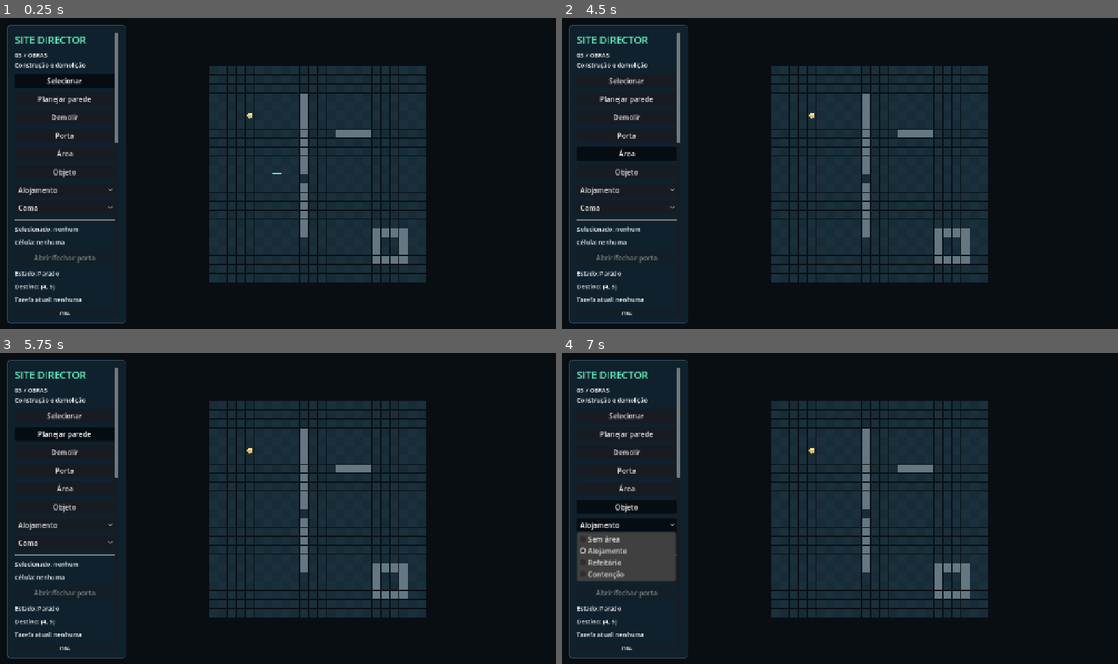
Above: before the commit, frames 1-4 (two rows, left to right).
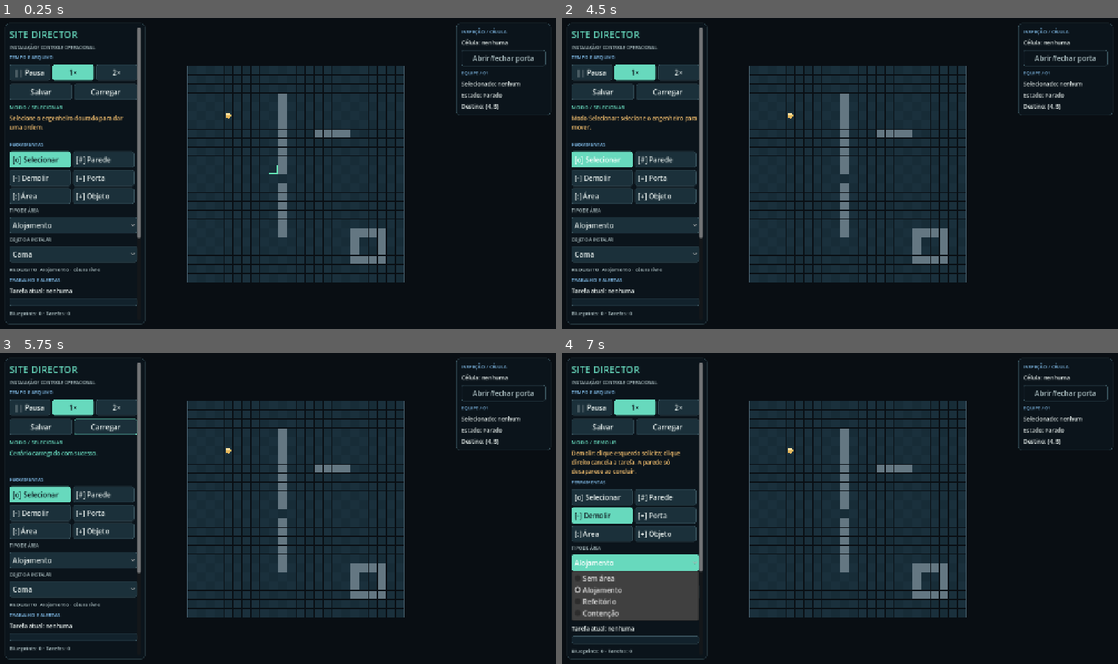
Above: after the commit, the same moments.

Repository: esterprotocol/scp
Game: Godot game, scene res://scenes/main.tscn
Two runs of this game, one before a commit and one after it. Both use one fixed random seed, a clock stepped at 60 frames per second and the inputs below.
Inputs (mouse positions are in pixels of both pictures, inside the frame that each line leads up to):
- Up to frame 1 (0.25 s): no input
- Up to frame 2 (4.5 s): click (628, 80) at 0.5 s, where only the run before the commit has a clickable "Selecionar"; click (628, 98) at 1.25 s, where only the run before the commit has a clickable "Planejar parede"; click (628, 117) at 2 s, where only the run before the commit has a clickable "Demolir"; click (628, 136) at 2.75 s, where only the run before the commit has a clickable "Porta"; click (600, 92) at 3.5 s, where only the run after the commit has a clickable "Salvar"; click (628, 154) at 4.25 s, where only the run before the commit has a clickable "Área"
- Up to frame 3 (5.75 s): click (105, 427) at 5 s, where only the run after the commit has a clickable "Carregar"
- Up to frame 4 (7 s): click (628, 508) at 5.75 s, where only the run before the commit has a clickable "Objeto"; click "Alojamento" at 6.5 s

The runs differ from the first frame. In frame 1, 19% of the frame differs, in the area x 1-99%, y 1-99%; in frame 2, 18%; in frame 3, 18%; in frame 4, 23%.

Commit message:
feat: revamp Site Director management HUD

Diff:
--- a/scripts/hud.gd
+++ b/scripts/hud.gd
@@ -15,6 +15,7 @@
 signal authorize_requested
 signal cancel_active_requested
 signal cancel_all_requested
+signal speed_requested(speed: float)
 
 var selection_label: Label
 var state_label: Label
@@ -40,141 +41,208 @@
 var progress_bar: ProgressBar
 var blocked_label: Label
 var queue_label: Label
+var mode_label: Label
+var availability_label: Label
+var pause_button: Button
+var normal_button: Button
+var fast_button: Button
+var help_label: Label
+var inspection_panel: PanelContainer
+var current_speed := 1.0
 
 func _ready() -> void:
-	var panel := PanelContainer.new()
-	panel.position = Vector2(16, 16)
-	panel.custom_minimum_size = Vector2(256, 0)
-	var style := StyleBoxFlat.new()
-	style.bg_color = Color("10212e")
-	style.border_color = Color("365365")
-	style.set_border_width_all(1)
-	style.set_corner_radius_all(8)
-	style.content_margin_left = 18
-	style.content_margin_right = 18
-	style.content_margin_top = 18
-	style.content_margin_bottom = 18
-	panel.add_theme_stylebox_override("panel", style)
-	add_child(panel)
-	# Keep every action reachable even when blocked reasons grow or the window
-	# is small. A fixed-height scroll area avoids pushing reset below the screen.
+	var panel_root := PanelContainer.new()
+	panel_root.position = Vector2(12, 12)
+	panel_root.custom_minimum_size.x = 322
+	panel_root.add_theme_stylebox_override("panel", SiteUITheme.panel(SiteUITheme.BG, SiteUITheme.BORDER, 8, 10))
+	add_child(panel_root)
+	# The first child stays the scroll area so existing UI automation can reach it.
 	var scroll := ScrollContainer.new()
-	scroll.custom_minimum_size = Vector2(238, 800)
+	scroll.custom_minimum_size.x = 300
 	scroll.horizontal_scroll_mode = ScrollContainer.SCROLL_MODE_DISABLED
-	panel.add_child(scroll)
+	panel_root.add_child(scroll)
 	var box := VBoxContainer.new()
 	box.size_flags_horizontal = Control.SIZE_EXPAND_FILL
-	box.add_theme_constant_override("separation", 10)
+	box.add_theme_constant_override("separation", SiteUITheme.SPACING)
 	scroll.add_child(box)
-	var title := add_label(box, "SITE DIRECTOR")
-	title.add_theme_font_size_override("font_size", 23)
-	title.add_theme_color_override("font_color", Color("64e6b6"))
-	add_label(box, "03 / OBRAS\nConstrução e demolição")
-	select_button = add_button(box, "Selecionar", func() -> void: mode_requested.emit(false))
-	plan_button = add_button(box, "Planejar parede", func() -> void: mode_requested.emit(true))
-	demolish_button = add_button(box, "Demolir", func() -> void: demolish_requested.emit())
-	door_button = add_button(box, "Porta", func() -> void: door_requested.emit())
-	area_button = add_button(box, "Área", func() -> void: area_requested.emit())
-	object_button = add_button(box, "Objeto", func() -> void: object_requested.emit())
-	select_button.toggle_mode = true
-	plan_button.toggle_mode = true
-	demolish_button.toggle_mode = true
-	door_button.toggle_mode = true
-	area_button.toggle_mode = true
-	object_button.toggle_mode = true
-	area_type = OptionButton.new()
-	for index in GridState.AREA_NAMES.size():
-		area_type.add_item(GridState.AREA_NAMES[index], index)
-	area_type.item_selected.connect(func(index: int) -> void: area_type_requested.emit(index))
-	box.add_child(area_type)
-	object_type = OptionButton.new()
-	for kind in range(1, GridState.OBJECT_NAMES.size()):
-		object_type.add_item(GridState.OBJECT_NAMES[kind], kind)
-	object_type.item_selected.connect(func(index: int) -> void: object_type_requested.emit(index + 1))
-	box.add_child(object_type)
-	box.add_child(HSeparator.new())
-	selection_label = add_label(box, "")
-	cell_label = add_label(box, "Célula: nenhuma")
-	cell_label.custom_minimum_size.x = 220
-	cell_label.autowrap_mode = TextServer.AUTOWRAP_WORD_SMART
-	toggle_door_button = add_button(box, "Abrir/fechar porta", func() -> void: toggle_door_requested.emit())
-	toggle_door_button.disabled = true
-	state_label = add_label(box, "")
-	destination_label = add_label(box, "")
-	task_label = add_label(box, "Tarefa atual: nenhuma")
-	task_label.custom_minimum_size.x = 220
-	task_label.autowrap_mode = TextServer.AUTOWRAP_WORD_SMART
-	progress_bar = ProgressBar.new()
-	progress_bar.custom_minimum_size.y = 22
-	box.add_child(progress_bar)
-	queue_label = add_label(box, "")
-	blocked_label = add_label(box, "")
-	blocked_label.custom_minimum_size.x = 220
-	blocked_label.autowrap_mode = TextServer.AUTOWRAP_WORD_SMART
-	blocked_label.add_theme_color_override("font_color", Color("f2867f"))
-	message_label = add_label(box, "")
-	message_label.custom_minimum_size = Vector2(220, 66)
-	message_label.autowrap_mode = TextServer.AUTOWRAP_WORD_SMART
-	message_label.add_theme_color_override("font_color", Color("e8b95c"))
-	authorize_button = add_button(box, "Autorizar planejados", func() -> void: authorize_requested.emit())
-	cancel_active_button = add_button(box, "Cancelar tarefa atual", func() -> void: cancel_active_requested.emit())
-	cancel_all_button = add_button(box, "Cancelar todas as obras", func() -> void: cancel_all_requested.emit())
-	restart_button = Button.new()
-	restart_button.text = "Reiniciar cenário"
-	restart_button.custom_minimum_size.y = 40
-	restart_button.pressed.connect(func() -> void: restart_requested.emit())
-	box.add_child(restart_button)
+	var title := add_label(box, "SITE DIRECTOR", 22, SiteUITheme.TEXT)
+	title.add_theme_color_override("font_color", SiteUITheme.ACCENT)
+	add_label(box, "INSTALAÇÃO / CONTROLE OPERACIONAL", 10, SiteUITheme.MUTED)
+	section(box, "TEMPO E ARQUIVO")
+	var time_row := HBoxContainer.new()
+	time_row.add_theme_constant_override("separation", 5)
+	box.add_child(time_row)
+	pause_button = add_button(time_row, "|| Pausa", func() -> void: speed_requested.emit(0.0))
+	normal_button = add_button(time_row, "1×", func() -> void: speed_requested.emit(1.0))
+	fast_button = add_button(time_row, "2×", func() -> void: speed_requested.emit(2.0))
+	for button: Button in [pause_button, normal_button, fast_button]:
+		button.size_flags_horizontal = Control.SIZE_EXPAND_FILL
+	set_speed(1.0)
 	var save_row := HBoxContainer.new()
+	save_row.add_theme_constant_override("separation", 5)
 	box.add_child(save_row)
 	save_button = add_button(save_row, "Salvar", func() -> void: save_requested.emit())
 	load_button = add_button(save_row, "Carregar", func() -> void: load_requested.emit())
 	save_button.size_flags_horizontal = Control.SIZE_EXPAND_FILL
 	load_button.size_flags_horizontal = Control.SIZE_EXPAND_FILL
-	box.add_child(HSeparator.new())
-	var controls_label := add_label(box, "CONTROLES\nSelecionar: esquerdo escolhe engenheiro, porta ou objeto; direito move.\nPlanejar/Objeto: esquerdo marca; direito cancela obra.\nDemolir/Porta: esquerdo solicita; direito cancela tarefa.\nÁrea: escolha tipo e pinte com esquerdo.\nEsc: volta a Selecionar e limpa a seleção.\nWASD / setas: câmera\nBotão central: arrastar\nRoda do mouse: zoom\n\nAzul: blueprint de parede\nContorno colorido cruzado: blueprint de objeto\nForma sólida: objeto instalado\nDourado: construção autorizada\nLaranja: demolição solicitada\nRoxo: porta/instalação\nVermelho: tarefa bloqueada\nCinza: parede concluída\nVerde: referência de saída\n\n24 × 24 · célula 32 px\nCoordenadas de 0 a 23")
-	controls_label.custom_minimum_size.x = 220
-	controls_label.autowrap_mode = TextServer.AUTOWRAP_WORD_SMART
-	get_viewport().size_changed.connect(func() -> void: scroll.custom_minimum_size.y = maxf(160.0, get_viewport().get_visible_rect().size.y - 68.0))
-	scroll.custom_minimum_size.y = maxf(160.0, get_viewport().get_visible_rect().size.y - 68.0)
-
-func add_button(parent: Node, text: String, action: Callable) -> Button:
+	mode_label = add_label(box, "MODO / SELECIONAR", 12, SiteUITheme.ACCENT)
+	message_label = add_label(box, "", 13, SiteUITheme.WARNING)
+	message_label.custom_minimum_size.y = 54
+	message_label.autowrap_mode = TextServer.AUTOWRAP_WORD_SMART
+	section(box, "FERRAMENTAS")
+	var tools := GridContainer.new()
+	tools.columns = 2
+	tools.add_theme_constant_override("h_separation", 5)
+	tools.add_theme_constant_override("v_separation", 5)
+	box.add_child(tools)
+	select_button = tool(tools, "[o] Selecionar", func() -> void: mode_requested.emit(false))
+	plan_button = tool(tools, "[#] Parede", func() -> void: mode_requested.emit(true))
+	demolish_button = tool(tools, "[-] Demolir", func() -> void: demolish_requested.emit())
+	door_button = tool(tools, "[=] Porta", func() -> void: door_requested.emit())
+	area_button = tool(tools, "[:] Área", func() -> void: area_requested.emit())
+	object_button = tool(tools, "[+] Objeto", func() -> void: object_requested.emit())
+	add_label(box, "TIPO DE ÁREA", 10, SiteUITheme.MUTED)
+	area_type = OptionButton.new()
+	for index in GridState.AREA_NAMES.size():
+		area_type.add_item(GridState.AREA_NAMES[index], index)
+	area_type.item_selected.connect(func(index: int) -> void: area_type_requested.emit(index))
+	style_button(area_type)
+	box.add_child(area_type)
+	add_label(box, "OBJETO A INSTALAR", 10, SiteUITheme.MUTED)
+	object_type = OptionButton.new()
+	for kind in range(1, GridState.OBJECT_NAMES.size()):
+		object_type.add_item(GridState.OBJECT_NAMES[kind], kind)
+	object_type.item_selected.connect(func(index: int) -> void:
+		object_type_requested.emit(index + 1)
+		refresh_availability(index + 1))
+	style_button(object_type)
+	box.add_child(object_type)
+	availability_label = add_label(box, "", 12, SiteUITheme.MUTED)
+	availability_label.autowrap_mode = TextServer.AUTOWRAP_WORD_SMART
+	refresh_availability(1)
+	section(box, "TRABALHO E ALERTAS")
+	task_label = add_label(box, "Tarefa atual: nenhuma", 13)
+	task_label.autowrap_mode = TextServer.AUTOWRAP_WORD_SMART
+	progress_bar = ProgressBar.new()
+	progress_bar.custom_minimum_size.y = 18
+	progress_bar.show_percentage = false
+	progress_bar.add_theme_stylebox_override("background", SiteUITheme.button(SiteUITheme.SURFACE))
+	progress_bar.add_theme_stylebox_override("fill", SiteUITheme.button(SiteUITheme.ACCENT, SiteUITheme.ACCENT))
+	box.add_child(progress_bar)
+	queue_label = add_label(box, "", 12, SiteUITheme.MUTED)
+	blocked_label = add_label(box, "", 12, SiteUITheme.DANGER)
+	blocked_label.autowrap_mode = TextServer.AUTOWRAP_WORD_SMART
+	authorize_button = add_button(box, "Autorizar planejados", func() -> void: authorize_requested.emit(), SiteUITheme.ACCENT)
+	cancel_active_button = add_button(box, "Cancelar tarefa atual", func() -> void: cancel_active_requested.emit())
+	cancel_all_button = add_button(box, "Cancelar todas as obras", func() -> void: cancel_all_requested.emit())
+	section(box, "CENÁRIO")
+	restart_button = add_button(box, "Reiniciar cenário", func() -> void: restart_requested.emit(), SiteUITheme.WARNING)
+	var help_button := add_button(box, "Controles e legenda  ▾", func() -> void:
+		help_label.visible = not help_label.visible)
+	help_button.tooltip_text = "Mostrar ou ocultar os controles e a legenda do mapa."
+	help_label = add_label(box, "ESQUERDO  Seleciona ou aplica ferramenta\nDIREITO  Move ou cancela obra\nESC  Selecionar e limpar seleção\nWASD / SETAS  Deslocar câmera\nCENTRAL  Arrastar câmera\nRODA  Zoom\n\nAZUL  Blueprint\nDOURADO  Obra autorizada\nLARANJA  Demolição\nROXO  Porta\nVERMELHO  Bloqueio\nVERDE  Saída de referência", 12, SiteUITheme.MUTED)
+	help_label.autowrap_mode = TextServer.AUTOWRAP_WORD_SMART
+	help_label.visible = false
+	inspection_panel = PanelContainer.new()
+	inspection_panel.add_theme_stylebox_override("panel", SiteUITheme.panel(SiteUITheme.BG, SiteUITheme.BORDER, 8, 12))
+	add_child(inspection_panel)
+	var inspection := VBoxContainer.new()
+	inspection.add_theme_constant_override("separation", SiteUITheme.SPACING)
+	inspection_panel.add_child(inspection)
+	section(inspection, "INSPEÇÃO / CÉLULA")
+	cell_label = add_label(inspection, "Célula: nenhuma", 13)
+	cell_label.autowrap_mode = TextServer.AUTOWRAP_WORD_SMART
+	toggle_door_button = add_button(inspection, "Abrir/fechar porta", func() -> void: toggle_door_requested.emit())
+	toggle_door_button.disabled = true
+	section(inspection, "EQUIPE / 01")
+	selection_label = add_label(inspection, "Selecionado: nenhum", 13)
+	state_label = add_label(inspection, "", 13)
+	state_label.autowrap_mode = TextServer.AUTOWRAP_WORD_SMART
+	destination_label = add_label(inspection, "", 13)
+	get_viewport().size_changed.connect(func() -> void: resize_scroll(scroll))
+	resize_scroll(scroll)
+
+func resize_scroll(scroll: ScrollContainer) -> void:
+	scroll.custom_minimum_size.y = maxf(160.0, get_viewport().get_visible_rect().size.y - 46.0)
+	var width := get_viewport().get_visible_rect().size.x
+	inspection_panel.custom_minimum_size.x = 218.0 if width <= 1280.0 else 260.0
+	inspection_panel.position = Vector2(width - inspection_panel.custom_minimum_size.x - 12.0, 12.0)
+
+func section(parent: Node, title: String) -> void:
+	var heading := add_label(parent, title, 11, SiteUITheme.BLUE)
+	heading.add_theme_constant_override("line_spacing", 2)
+
+func add_label(parent: Node, value: String, size: int = 13, color: Color = SiteUITheme.TEXT) -> Label:
+	var label := Label.new()
+	label.text = value
+	label.add_theme_font_size_override("font_size", size)
+	label.add_theme_color_override("font_color", color)
+	label.size_flags_horizontal = Control.SIZE_EXPAND_FILL
+	parent.add_child(label)
+	return label
+
+func style_button(button: BaseButton) -> void:
+	button.custom_minimum_size.y = 34
+	button.add_theme_color_override("font_color", SiteUITheme.TEXT)
+	button.add_theme_color_override("font_pressed_color", SiteUITheme.BG)
+	button.add_theme_color_override("font_hover_color", SiteUITheme.TEXT)
+	button.add_theme_color_override("font_disabled_color", SiteUITheme.MUTED)
+	button.add_theme_stylebox_override("normal", SiteUITheme.button())
+	button.add_theme_stylebox_override("hover", SiteUITheme.button(SiteUITheme.ELEVATED, SiteUITheme.ACCENT))
+	button.add_theme_stylebox_override("pressed", SiteUITheme.button(SiteUITheme.ACCENT, SiteUITheme.ACCENT))
+	button.add_theme_stylebox_override("hover_pressed", SiteUITheme.button(SiteUITheme.ACCENT, SiteUITheme.ACCENT))
+	button.add_theme_stylebox_override("disabled", SiteUITheme.button(SiteUITheme.BG))
+	button.add_theme_stylebox_override("focus", StyleBoxEmpty.new())
+
+func add_button(parent: Node, value: String, action: Callable, accent: Color = SiteUITheme.TEXT) -> Button:
 	var button := Button.new()
-	button.text = text
-	button.custom_minimum_size.y = 32
+	button.text = value
+	style_button(button)
+	button.add_theme_color_override("font_color", accent)
 	button.pressed.connect(action)
 	parent.add_child(button)
 	return button
 
+func tool(parent: Node, value: String, action: Callable) -> Button:
+	var button := add_button(parent, value, action)
+	button.toggle_mode = true
+	button.custom_minimum_size.x = 141
+	button.alignment = HORIZONTAL_ALIGNMENT_LEFT
+	return button
+
+func set_speed(value: float) -> void:
+	current_speed = value
+	pause_button.set_pressed_no_signal(value == 0.0)
+	normal_button.set_pressed_no_signal(value == 1.0)
+	fast_button.set_pressed_no_signal(value == 2.0)
+	for button: Button in [pause_button, normal_button, fast_button]:
+		button.toggle_mode = true
+
+func active_tool(button: Button, title: String) -> void:
+	for other: Button in [select_button, plan_button, demolish_button, door_button, area_button, object_button]:
+		other.set_pressed_no_signal(other == button)
+	mode_label.text = "MODO / " + title
+
 func set_planning(value: bool) -> void:
-	select_button.set_pressed_no_signal(not value)
-	plan_button.set_pressed_no_signal(value)
-	demolish_button.set_pressed_no_signal(false)
-	door_button.set_pressed_no_signal(false)
-	area_button.set_pressed_no_signal(false)
-	object_button.set_pressed_no_signal(false)
+	active_tool(plan_button if value else select_button, "PLANEJAR PAREDE" if value else "SELECIONAR")
 
 func set_demolishing() -> void:
-	select_button.set_pressed_no_signal(false)
-	plan_button.set_pressed_no_signal(false)
-	demolish_button.set_pressed_no_signal(true)
-	door_button.set_pressed_no_signal(false)
-	area_button.set_pressed_no_signal(false)
-	object_button.set_pressed_no_signal(false)
+	active_tool(demolish_button, "DEMOLIR")
 
 func set_door_mode() -> void:
-	set_planning(false)
-	select_button.set_pressed_no_signal(false)
-	door_button.set_pressed_no_signal(true)
+	active_tool(door_button, "PORTA")
 
 func set_area_mode() -> void:
-	set_planning(false)
-	select_button.set_pressed_no_signal(false)
-	area_button.set_pressed_no_signal(true)
+	active_tool(area_button, "DESIGNAR ÁREA")
 
 func set_object_mode() -> void:
-	set_planning(false)
-	select_button.set_pressed_no_signal(false)
-	object_button.set_pressed_no_signal(true)
+	active_tool(object_button, "INSTALAR OBJETO")
+
+func refresh_availability(kind: int) -> void:
+	if availability_label == null:
+		return
+	var area_name := "Alojamento" if kind == 1 else "Refeitório"
+	availability_label.text = "REQUISITO  %s · célula livre" % area_name
 
 func refresh_cell(grid: GridState, cell: Vector2i) -> void:
 	if not grid.contains(cell):
@@ -200,19 +268,16 @@
 	progress_bar.value = construction.progress() * 100.0
 	queue_label.text = "Blueprints: %d · Tarefas: %d" % [construction.blueprints.size() + construction.object_blueprints.size(), construction.tasks.size()]
 	blocked_label.text = construction.blocked_text()
-	blocked_label.add_theme_color_override("font_color", Color("f2867f") if blocked_label.text != "Nenhum bloqueio." else Color("b4c3cc"))
-
-func add_label(parent: Node, text: String) -> Label:
-	var label := Label.new()
-	label.text = text
-	label.add_theme_font_size_override("font_size", 14)
-	parent.add_child(label)
-	return label
+	blocked_label.add_theme_color_override("font_color", SiteUITheme.DANGER if blocked_label.text != "Nenhum bloqueio." else SiteUITheme.MUTED)
 
 func refresh(engineer: Engineer) -> void:
 	selection_label.text = "Selecionado: " + ("Engenheiro 01" if engineer.selected else "nenhum")
 	state_label.text = "Estado: " + engineer.state_text()
 	destination_label.text = "Destino: (%d, %d)" % [engineer.destination.x, engineer.destination.y]
 
-func show_message(text: String) -> void:
-	message_label.text = text
+func show_message(value: String) -> void:
+	message_label.text = value
+	var lower := value.to_lower()
+	var warning := lower.contains("bloque") or lower.contains("inválid") or lower.contains("inacess") or lower.contains("não ") or lower.contains("erro") or lower.contains("falha") or lower.contains("recus")
+	var color := SiteUITheme.DANGER if warning else SiteUITheme.ACCENT if lower.contains("sucesso") else SiteUITheme.WARNING
+	message_label.add_theme_color_override("font_color", color)
--- a/scripts/main.gd
+++ b/scripts/main.gd
@@ -32,6 +32,7 @@
 	hud.restart_requested.connect(reset_scenario)
 	hud.save_requested.connect(func() -> void: hud.show_message(save_slot.save_game(self)))
 	hud.load_requested.connect(func() -> void: hud.show_message(save_slot.load_game(self)))
+	hud.speed_requested.connect(set_simulation_speed)
 	hud.mode_requested.connect(set_planning)
 	hud.demolish_requested.connect(set_demolishing)
 	hud.door_requested.connect(set_door_mode)
@@ -49,6 +50,7 @@
 	reset_scenario()
 
 func reset_scenario() -> void:
+	set_simulation_speed(1.0)
 	construction.reset()
 	grid.reset()
 	engineer.reset()
@@ -65,6 +67,13 @@
 	hud.refresh(engineer)
 	hud.refresh_construction(construction)
 	hud.show_message("Selecione o engenheiro dourado para dar uma ordem.")
+
+func set_simulation_speed(speed: float) -> void:
+	Engine.time_scale = speed
+	hud.set_speed(speed)
+
+func _exit_tree() -> void:
+	Engine.time_scale = 1.0
 
 func _on_engineer_changed() -> void:
 	hud.refresh(engineer)
--- a/scripts/settings.gd
+++ b/scripts/settings.gd
@@ -17,4 +17,4 @@
 const ZOOM_MAX := 1.8
 const INITIAL_ZOOM := 0.9
 const INITIAL_MAP_MARGIN := 24.0
-const INITIAL_CAMERA := Vector2(244, 384)
+const INITIAL_CAMERA := Vector2(320, 384)
--- /dev/null
+++ b/scripts/ui_theme.gd
@@ -0,0 +1,31 @@
+class_name SiteUITheme
+extends RefCounted
+
+# One palette and spacing scale for the management HUD.
+const BG := Color("0b141b")
+const SURFACE := Color("12222c")
+const ELEVATED := Color("1b303a")
+const BORDER := Color("37505a")
+const TEXT := Color("e1e9e7")
+const MUTED := Color("a9bcbf")
+const ACCENT := Color("67d9bd")
+const BLUE := Color("81bce9")
+const WARNING := Color("f1bd6d")
+const DANGER := Color("f18d82")
+const SPACING := 8
+const PADDING := 14
+
+static func panel(color: Color = SURFACE, border: Color = BORDER, radius: int = 6, padding: int = PADDING) -> StyleBoxFlat:
+	var box := StyleBoxFlat.new()
+	box.bg_color = color
+	box.border_color = border
+	box.set_border_width_all(1)
+	box.set_corner_radius_all(radius)
+	box.content_margin_left = padding
+	box.content_margin_right = padding
+	box.content_margin_top = padding
+	box.content_margin_bottom = padding
+	return box
+
+static func button(color: Color = ELEVATED, border: Color = BORDER) -> StyleBoxFlat:
+	return panel(color, border, 4, 7)
--- a/tests/test_runner.gd
+++ b/tests/test_runner.gd
@@ -61,6 +61,12 @@
 	await process_frame
 	var engineer: Engineer = game.engineer
 	engineer.set_process(false)
+	game.hud.fast_button.pressed.emit()
+	check(Engine.time_scale == 2.0 and game.hud.fast_button.button_pressed, "2x control changes simulation speed")
+	game.hud.pause_button.pressed.emit()
+	check(Engine.time_scale == 0.0 and game.hud.pause_button.button_pressed, "pause control stops simulation time")
+	game.hud.normal_button.pressed.emit()
+	check(Engine.time_scale == 1.0 and game.hud.normal_button.button_pressed, "normal control resumes simulation time")
 	check(engineer.position == grid.center(GameSettings.SPAWN), "engineer spawns centered")
 	check(not engineer.selected, "starts unselected")
 	engineer.set_selected(true)
--- a/tools/visual_smoke.gd
+++ b/tools/visual_smoke.gd
@@ -42,6 +42,44 @@
 	root.add_child(game)
 	game.engineer.set_process(false)
 	game.construction.set_process(false)
+	if OS.get_environment("SITE_DIRECTOR_CAPTURE_REVAMP") == "1":
+		await shot("16-revamp-initial", width, height)
+		game.set_object_mode()
+		game.grid.set_area(Vector2i(6, 5), 1)
+		game.grid.set_area(Vector2i(8, 5), 2)
+		game.construction.plan_object(Vector2i(6, 5), 1)
+		game.construction.plan_object(Vector2i(8, 5), 2)
+		game.hud.show_message("Blueprints prontos. Cama exige Alojamento; mesa exige Refeitório.")
+		await shot("17-revamp-objects", width, height)
+		game.construction.authorize()
+		game.construction._process(0.0)
+		game.engineer._process(1.0)
+		game.construction._process(0.0)
+		game.construction._process(0.6)
+		var scroll: ScrollContainer = game.hud.get_child(0).get_child(0)
+		scroll.ensure_control_visible(game.hud.progress_bar)
+		await shot("18-revamp-work", width, height)
+		game.reset_scenario()
+		game.construction.plan(Vector2i(19, 19))
+		game.construction.authorize()
+		game.construction._process(0.0)
+		scroll.ensure_control_visible(game.hud.blocked_label)
+		game.hud.show_message("Obra bloqueada: sem acesso à posição de trabalho.")
+		await shot("19-revamp-alert", width, height)
+		game.reset_scenario()
+		game.grid.set_area(Vector2i(6, 5), 1)
+		game.grid.add_object(Vector2i(6, 5), 1)
+		game.select_cell(Vector2i(6, 5))
+		game.hud.show_message("Cama selecionada. Use as células vizinhas para interação.")
+		await shot("20-revamp-inspection", width, height)
+		game.hud.help_label.visible = true
+		await process_frame
+		scroll.scroll_vertical = int(scroll.get_v_scroll_bar().max_value)
+		await shot("21-revamp-help", width, height)
+		game.queue_free()
+		await process_frame
+		quit(0)
+		return
 	if OS.get_environment("SITE_DIRECTOR_CAPTURE_ESCAPE") == "1":
 		game.grid.set_area(Vector2i(6, 5), 1)
 		game.construction.plan_object(Vector2i(6, 5), 1)
Binary file added: docs/screenshots/16-revamp-initial-1280x720.png
Binary file added: docs/screenshots/16-revamp-initial-1920x1080.png
Binary file added: docs/screenshots/17-revamp-objects-1280x720.png
Binary file added: docs/screenshots/18-revamp-work-1280x720.png
Binary file added: docs/screenshots/19-revamp-alert-1280x720.png
Binary file added: docs/screenshots/20-revamp-inspection-1280x720.png
Binary file added: docs/screenshots/21-revamp-help-1280x720.png
Not shown, added: scripts/ui_theme.gd.uid
Not shown, changed: AGENTS.md
Not shown, changed: README.md
Not shown, changed: docs/PROGRESS.md
